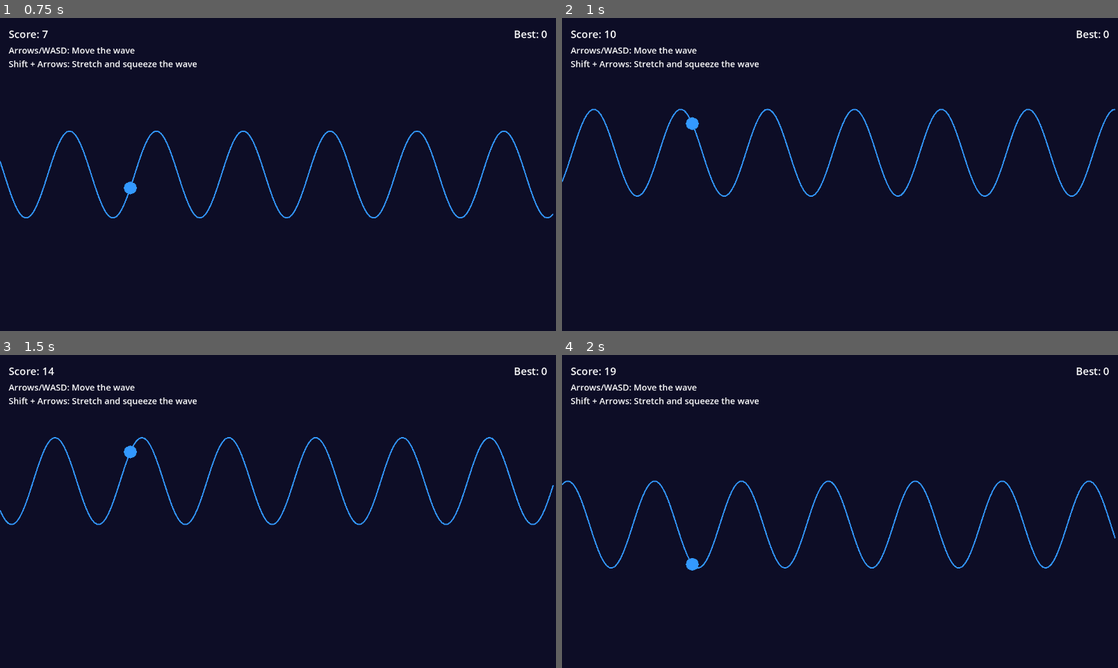
Above: before the commit, frames 1-4 (two rows, left to right).
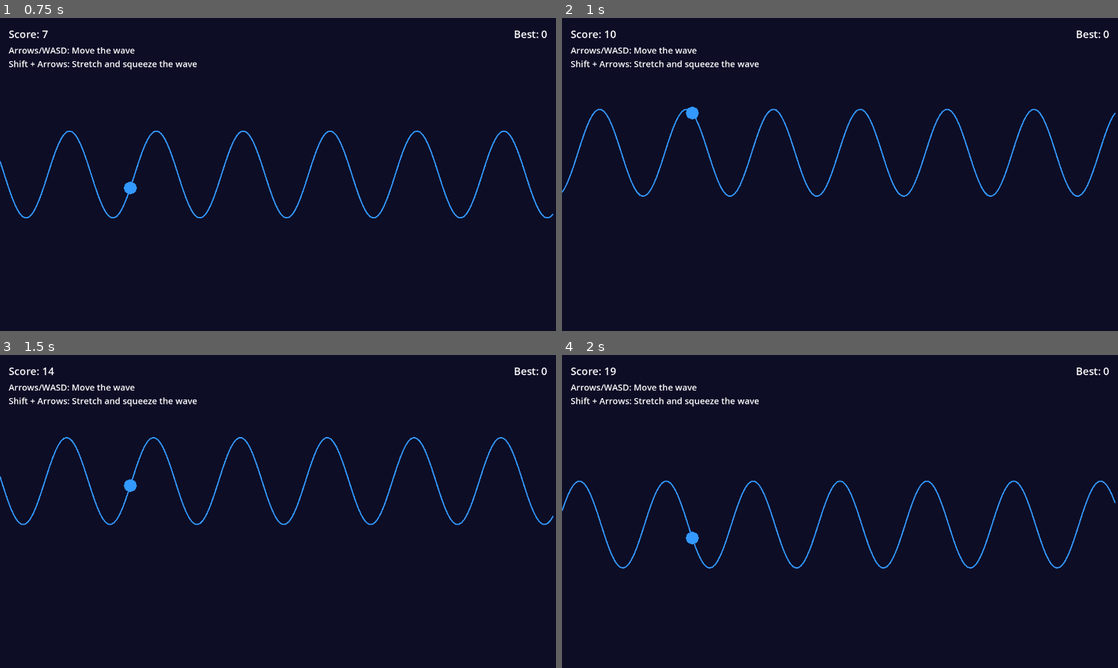
Above: after the commit, the same moments.

Repository: willist/sine-game
Game: Godot game, scene res://main.tscn
Same seed, same stepped clock (60 frames per second), same inputs: the game is played once before the commit and once after it.
Inputs:
- Up to frame 1 (0.75 s): hold W (move_up) from 0.53 s (still down); hold A (decrease_wavelength) from 0.53 s (still down)
- Up to frame 2 (1 s): keep holding W (move_up); keep holding A (decrease_wavelength); tap D (increase_wavelength) at 0.8 s
- Up to frame 3 (1.5 s): release W (move_up) at 1.28 s; release A (decrease_wavelength) at 1.28 s; hold S (move_down) from 1.28 s (still down); tap D (increase_wavelength) at 1.35 s
- Up to frame 4 (2 s): keep holding S (move_down); tap A (decrease_wavelength) at 1.55 s

Frame 1 is identical in both runs. In frame 2, 2.5% of the frame differs, in the area x 0-100%, y 28-58%; in frame 3, 2.5%; in frame 4, 2.5%.

Commit message:
feat: translate right faster

Diff:
--- a/wave.gd
+++ b/wave.gd
@@ -82,9 +82,11 @@
 	# Left/Right: Translate wave horizontally (move the wave)
 	if not shift_pressed:
 		if Input.is_action_pressed("decrease_wavelength"):
+			# Left: normal speed
 			wave_offset += wave_speed * delta
 		if Input.is_action_pressed("increase_wavelength"):
-			wave_offset -= wave_speed * delta
+			# Right: double speed
+			wave_offset -= wave_speed * 2.0 * delta
 
 func generate_wave():
 	var points = PackedVector2Array()
